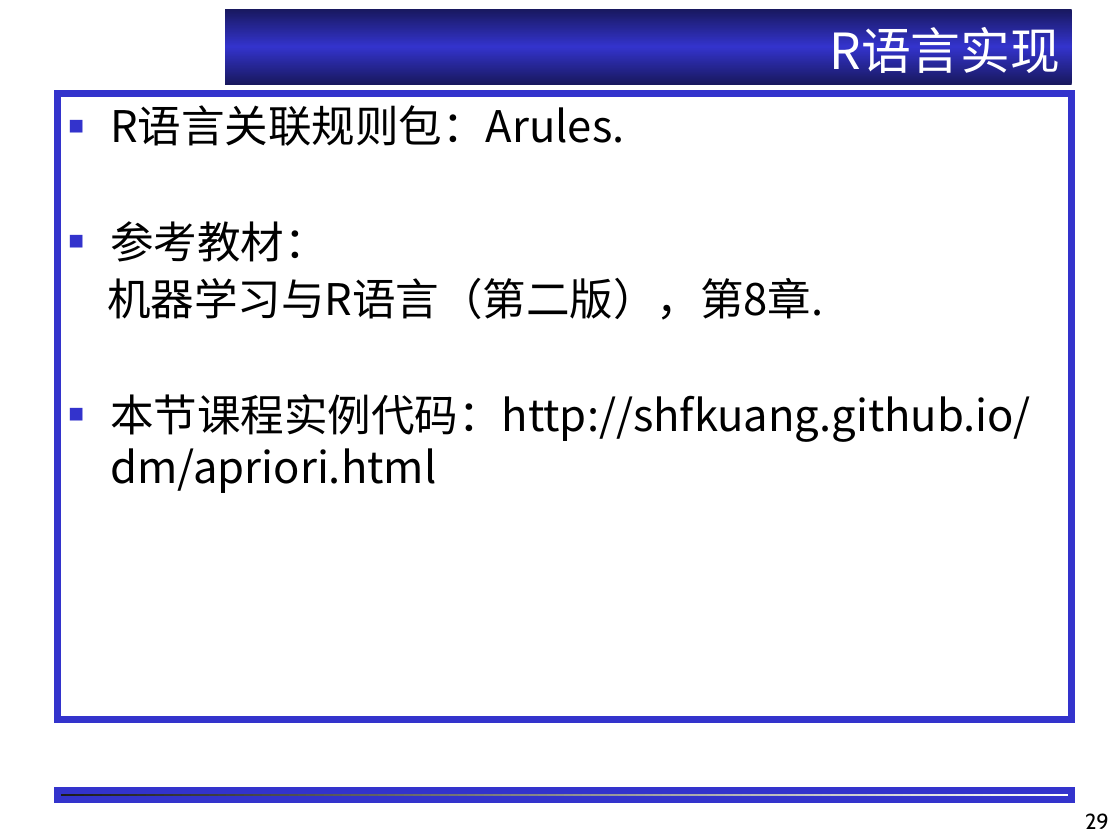
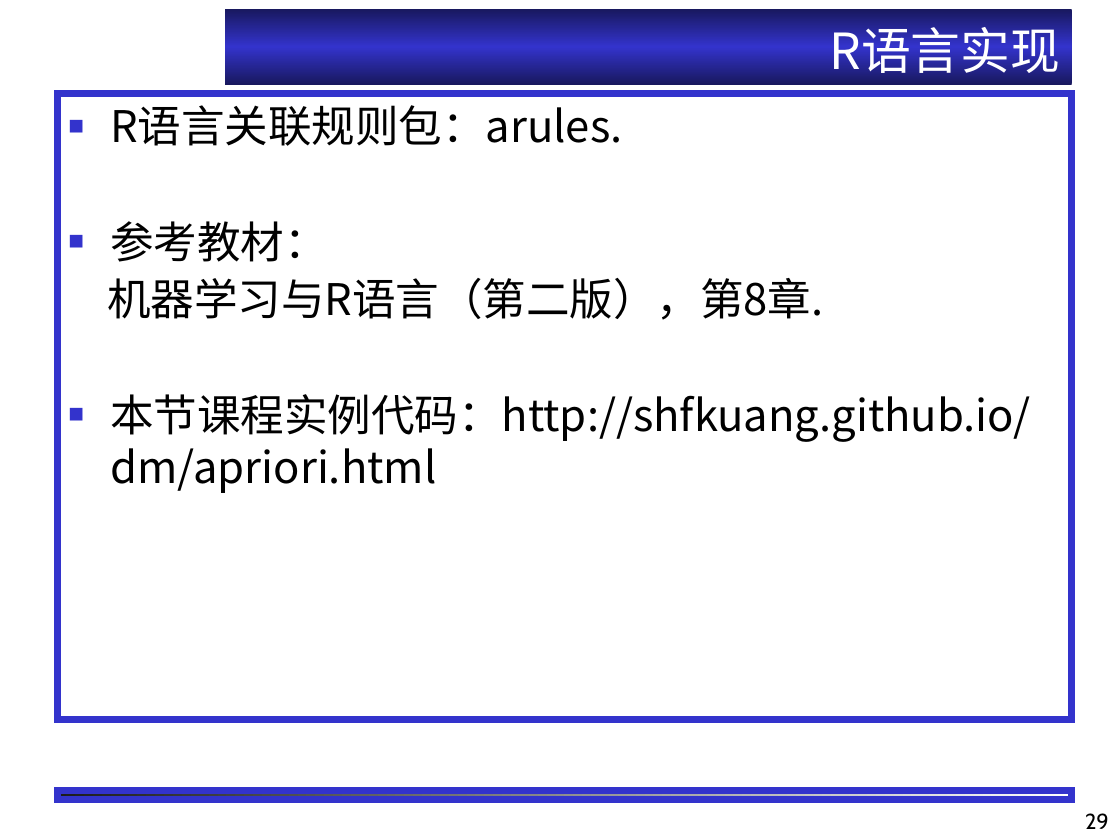
Before and after one commit to shfkuang/shfkuang.github.io, a slide deck: slide 29 of dm/lecture/ch3.1.ppt. Drawn at 1120x840 pixels with LibreOffice and Linux fonts; fonts in the diff are those of the drawing; background and template pictures are left out. Boxes give left, top, right and bottom in pixels: in the first picture for what was removed or moved away, otherwise in the second. Text is boxed around its words. In the diff, an @@ line names an element or a change of style, - is before the commit and + after.

```diff
--- a/dm/lecture/ch3.1.ppt
+++ b/dm/lecture/ch3.1.ppt
@@ text in rectangle at [110, 105, 622, 146]: text changed @@
-■ R语言关联规则包：Arules.
+■ R语言关联规则包：arules.
```
Also in this commit, not shown: 6 other slides changed, 2 other files.
